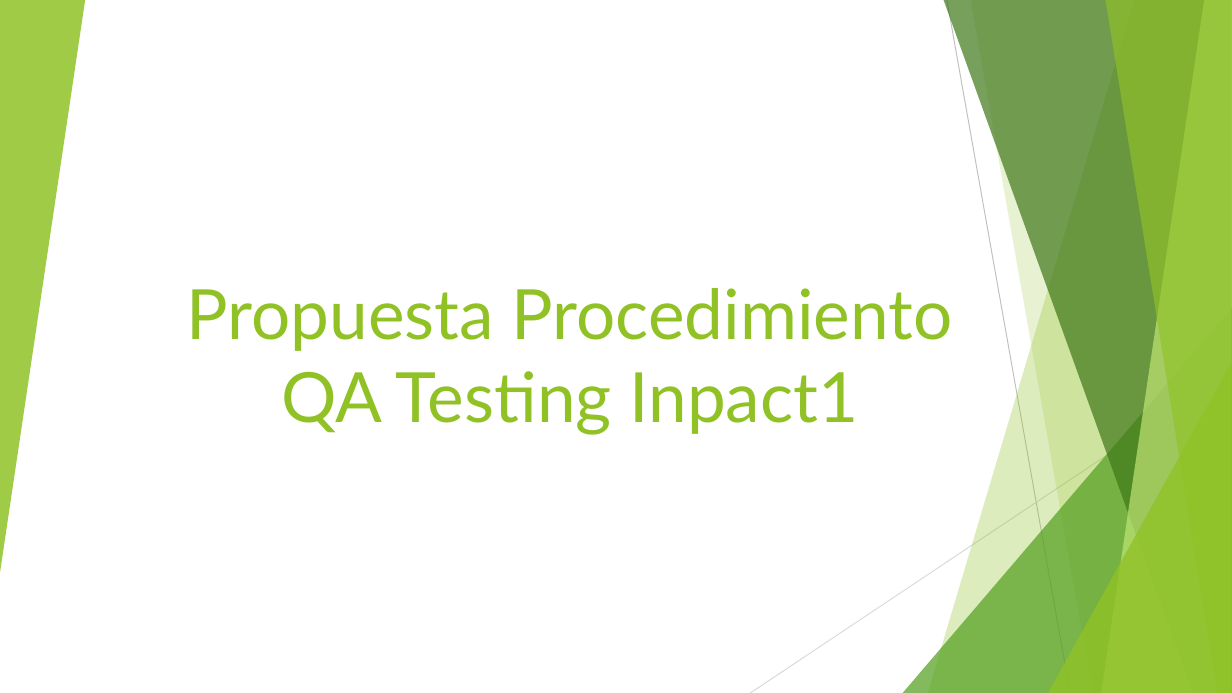
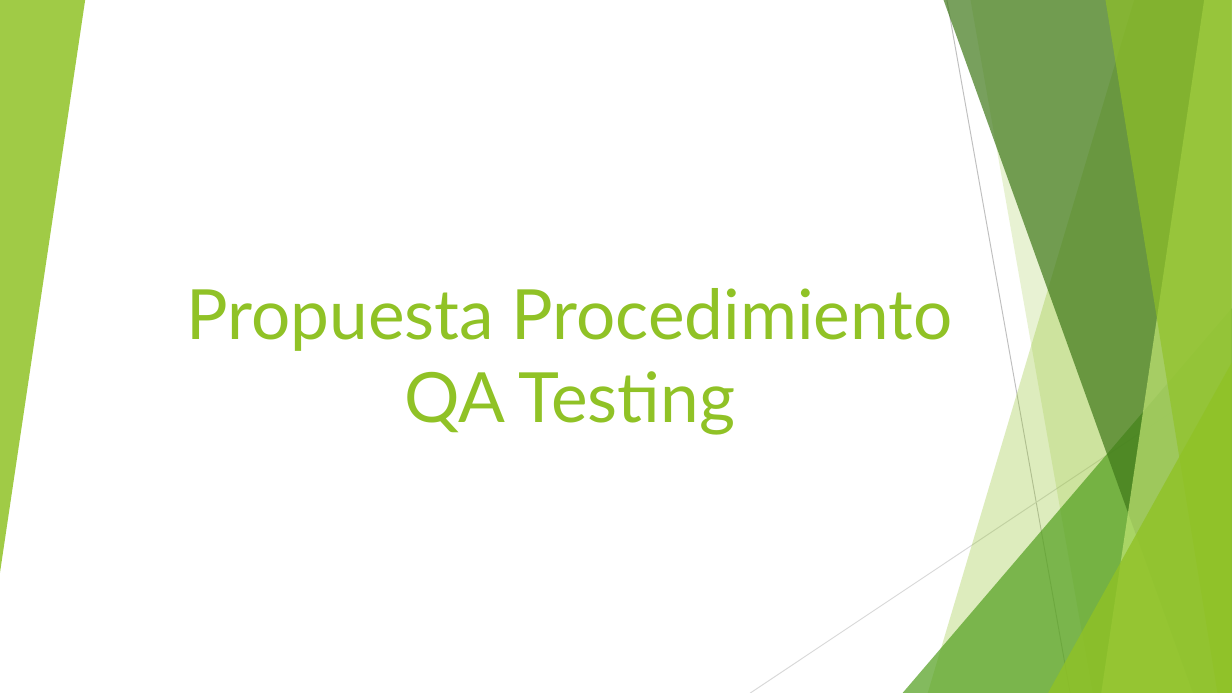
Before and after one commit to Mouniraj/documentacionQA, a slide deck: slide 1 of Propuesta_QA_Testing_Inpact.pptx. Drawn at 1232x693 pixels with LibreOffice and Linux fonts; fonts in the diff are those of the drawing. Boxes give left, top, right and bottom in pixels: in the first picture for what was removed or moved away, otherwise in the second. Text is boxed around its words. In the diff, an @@ line names an element or a change of style, - is before the commit and + after.

Commit message:
modificacion titulo qa

```diff
--- a/Propuesta_QA_Testing_Inpact.pptx
+++ b/Propuesta_QA_Testing_Inpact.pptx
@@ title at box(187, 288, 953, 435): text changed @@
-Propuesta Procedimiento QA Testing Inpact1
+Propuesta Procedimiento QA Testing
```
